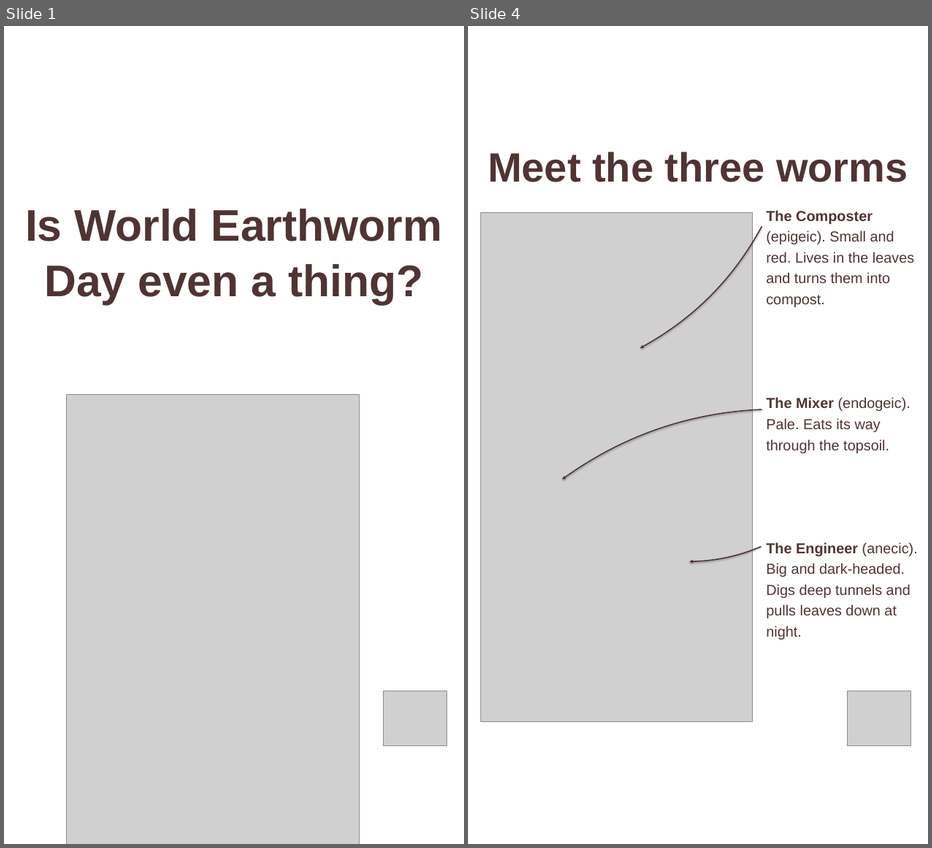
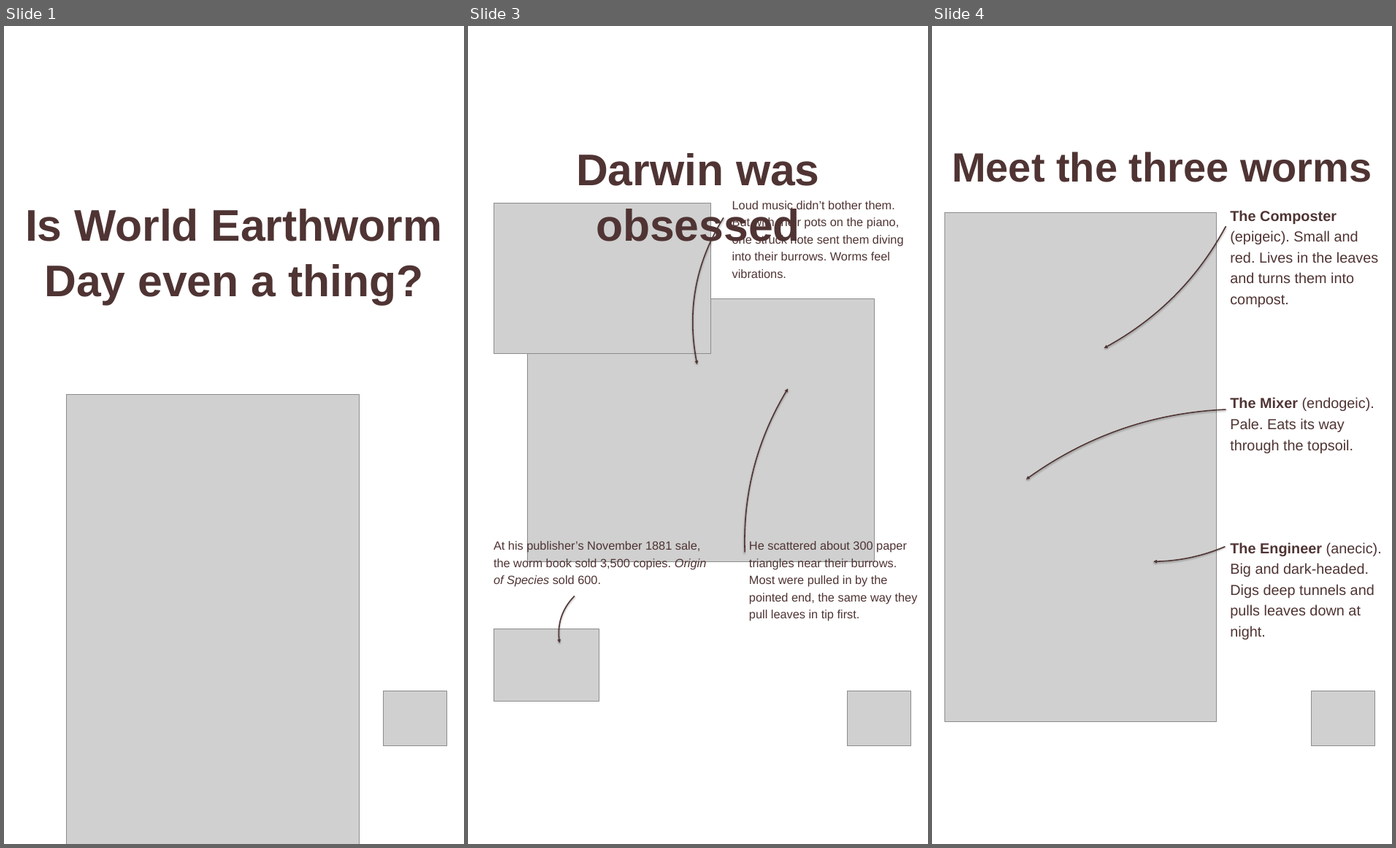
Before and after one commit to linneamoritznyc/final-SFWsite-Linnea, a slide deck: social/earthworm-day-2026-10-21/21-10-2026-wed-ig-story-earthworm.pptx. Shown side by side, each under a label of ours: slides 1 and 4 before the commit, slides 1, 3 and 4 after it; the slides between them are not shown. The pictures are 932x848 and 1396x848 pixels, drawn with LibreOffice and Linux fonts; fonts in the diff are those of the drawing; grey boxes stand for pictures. Boxes give left, top, right and bottom in pixels: in the first picture for what was removed or moved away, otherwise in the second. Text is boxed around its words. In the diff, an @@ line names an element or a change of style, - is before the commit and + after.

```diff
--- a/social/earthworm-day-2026-10-21/21-10-2026-wed-ig-story-earthworm.pptx
+++ b/social/earthworm-day-2026-10-21/21-10-2026-wed-ig-story-earthworm.pptx
@@ slide 3 added at (468,26,928,844), background #FFFFFF @@
@@ text added at (576,153,820,249), 78 pt, text #4F3433, bold @@
+Darwin was obsessed
@@ text added at (732,200,904,278), 21 pt, text #4F3433 @@
+Loud music didn’t bother them.
+But with their pots on the piano,
+one struck note sent them diving
+into their burrows. Worms feel
+vibrations.
@@ picture added at (494,203,710,354) @@
@@ freeform shape added at (693,218,724,364), outline #4F3433 2 pt @@
@@ picture added at (527,299,875,561) @@
@@ freeform shape added at (745,388,788,552), outline #4F3433 2 pt @@
@@ text added at (494,540,707,587), 21 pt, text #4F3433 @@
+At his publisher’s November 1881 sale,
+the worm book sold 3,500 copies. Origin
+of Species sold 600.
@@ text added at (749,541,918,621), 21 pt, text #4F3433 @@
+He scattered about 300 paper
+triangles near their burrows.
+Most were pulled in by the
+pointed end, the same way they
+pull leaves in tip first.
@@ freeform shape added at (559,596,575,643), outline #4F3433 2 pt @@
@@ picture added at (494,629,599,701) @@
@@ picture added at (847,690,910,746) @@
```
Also in this commit, not shown: 1 slide changed, 1 slide removed, 9 other files.
